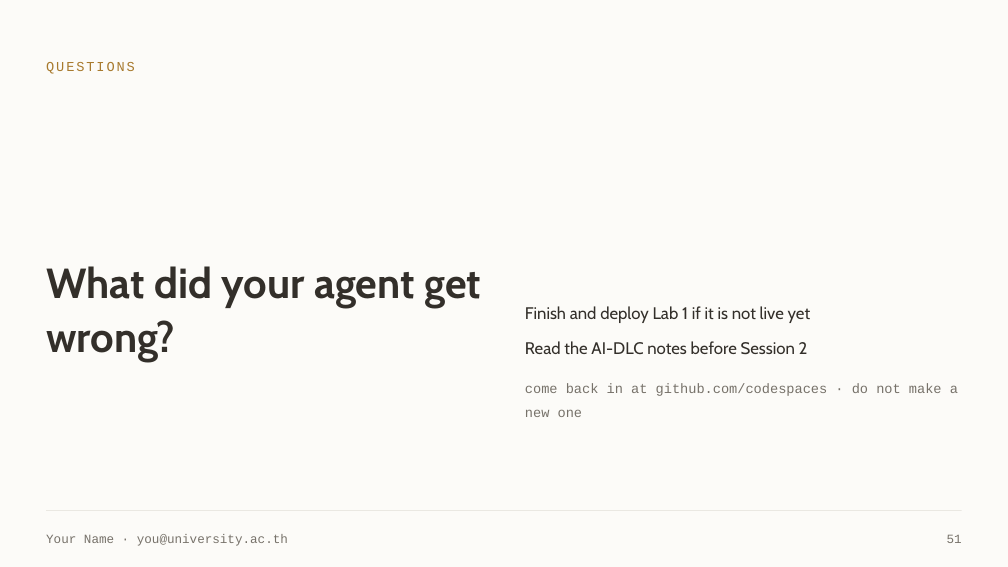
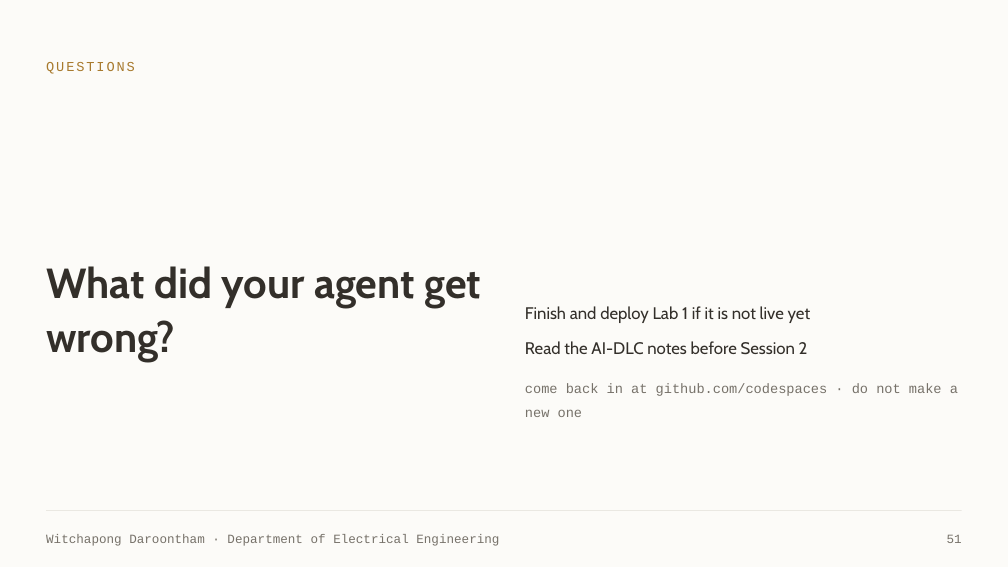
Before and after one commit to witchapong/ai-for-software-dev, a slide deck: slide 51 of slides/Session 1 - Meet Your Agent.pptx. Drawn at 1008x567 pixels with LibreOffice and Linux fonts; fonts in the diff are those of the drawing. Boxes give left, top, right and bottom in pixels: in the first picture for what was removed or moved away, otherwise in the second. Text is boxed around its words. In the diff, an @@ line names an element or a change of style, - is before the commit and + after.

```diff
--- a/slides/Session 1 - Meet Your Agent.pptx
+++ b/slides/Session 1 - Meet Your Agent.pptx
@@ text at (46, 534, 499, 546): text changed @@
-Your Name · you@university.ac.th
+Witchapong Daroontham · Department of Electrical Engineering
```
Also in this commit, not shown: 13 other slides changed, 2 other files.
